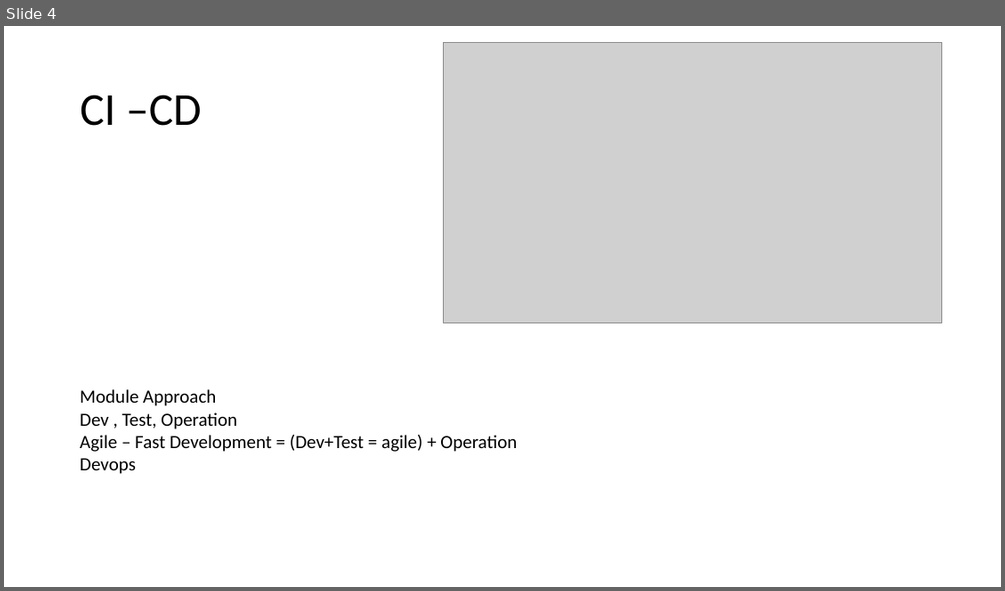
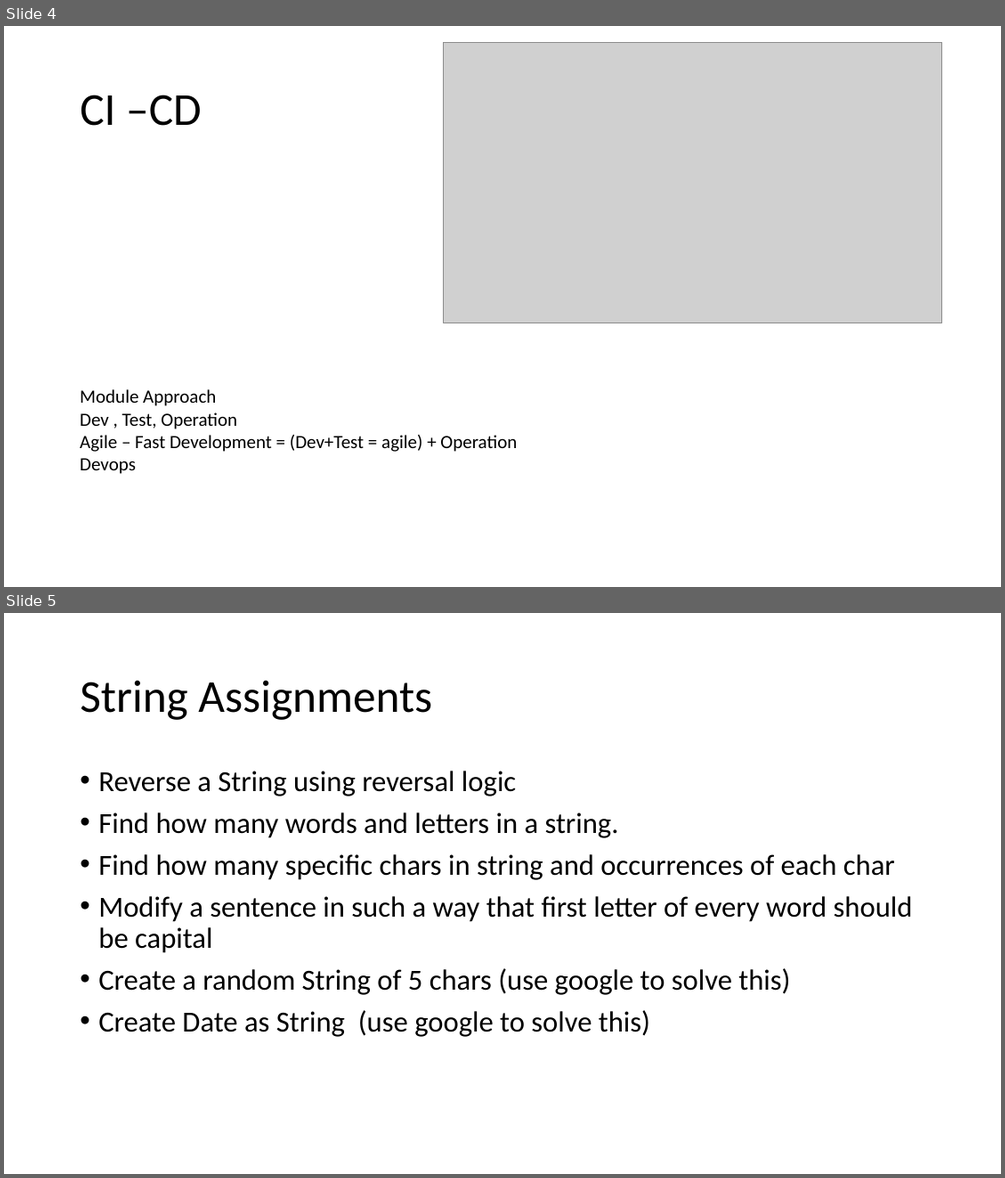
Before and after one commit to vaibhavraghuvanshi58/jiem, a slide deck: pptx/Session11.pptx. Shown one above the other, each under a label of ours: slide 4 before the commit, slides 4 and 5 after it. The pictures are 1005x591 and 1005x1178 pixels, drawn with LibreOffice and Linux fonts; fonts in the diff are those of the drawing; grey boxes stand for pictures. Boxes give left, top, right and bottom in pixels: in the first picture for what was removed or moved away, otherwise in the second. Text is boxed around its words. In the diff, an @@ line names an element or a change of style, - is before the commit and + after.

Commit message:
Session11 with assignments

```diff
--- a/pptx/Session11.pptx
+++ b/pptx/Session11.pptx
@@ slide 5 added at box(4, 613, 1001, 1174), background #FFFFFF @@
@@ title added at box(80, 680, 432, 720), 44 pt, text #000000 @@
+String Assignments
@@ text added at box(98, 771, 913, 1037), 28 pt, text #000000 @@
+• Reverse a String using reversal logic
+• Find how many words and letters in a string.
+• Find how many specific chars in string and occurrences of each char
+• Modify a sentence in such a way that first letter of every word should be capital
+• Create a random String of 5 chars (use google to solve this)
+• Create Date as String (use google to solve this)
```
